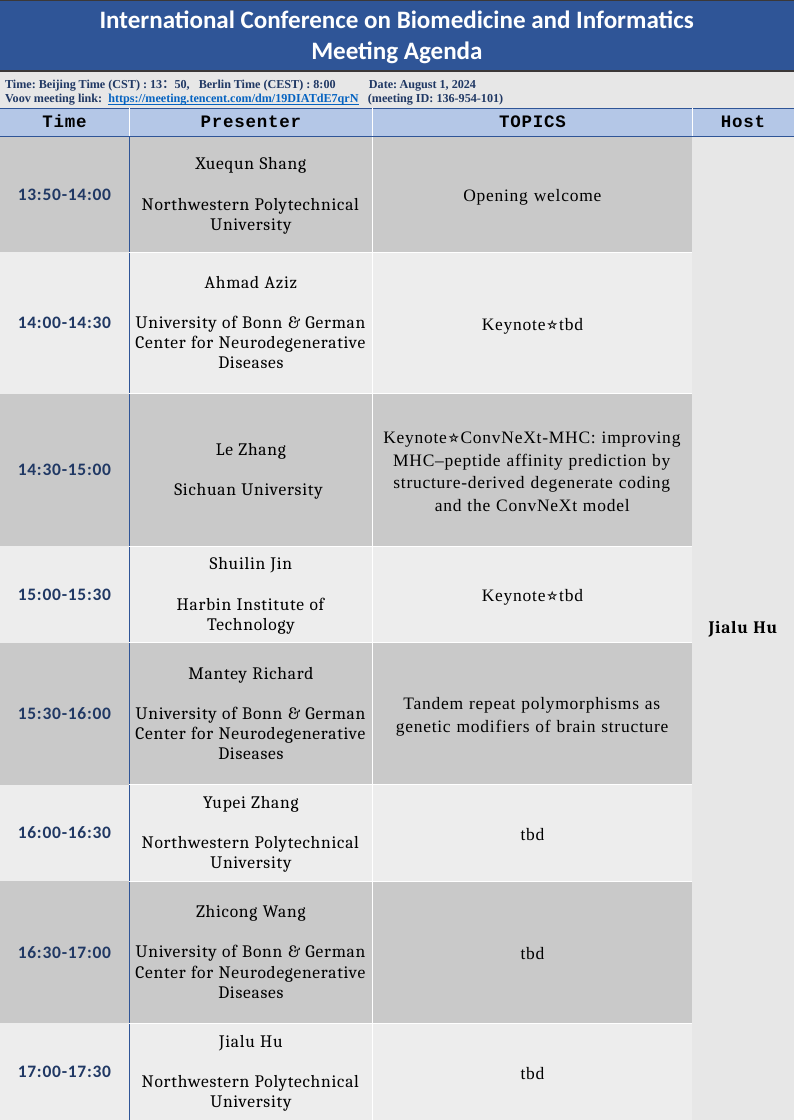
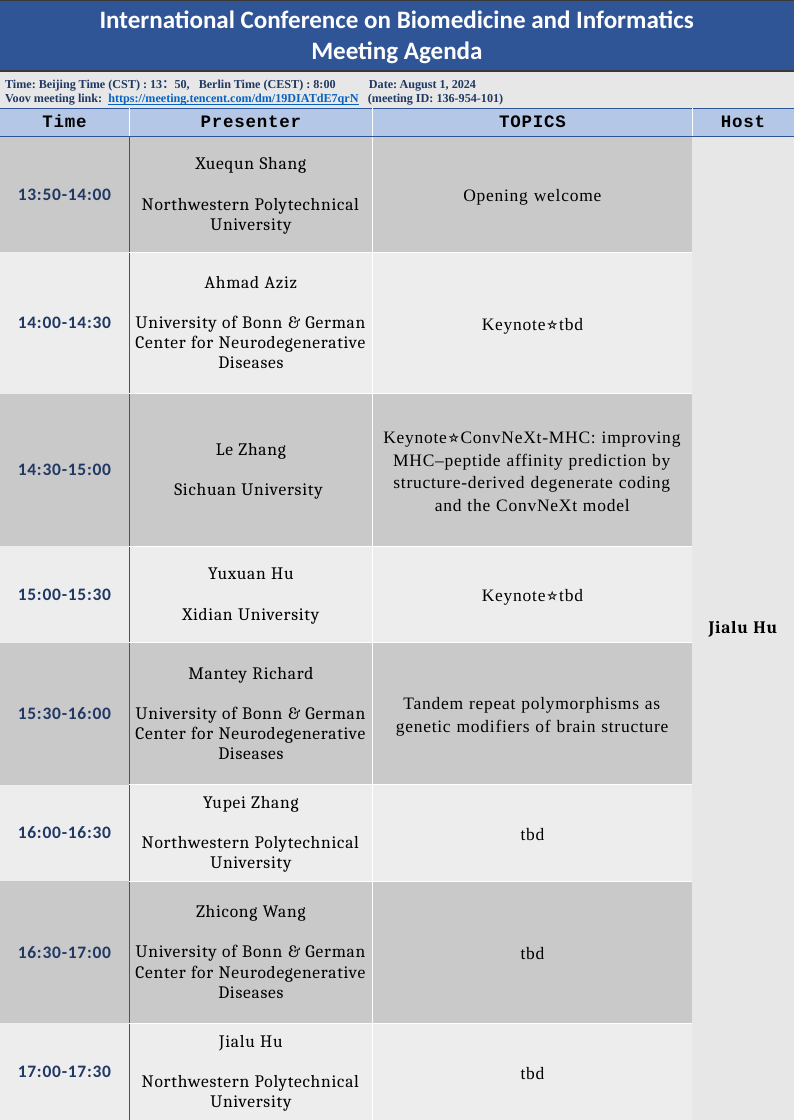
Before and after one commit to Lyycs/ICBI2024, a slide deck: slide 1 of Pictures/test.pptx. Drawn at 794x1120 pixels with LibreOffice and Linux fonts; fonts in the diff are those of the drawing. Boxes give left, top, right and bottom in pixels: in the first picture for what was removed or moved away, otherwise in the second. Text is boxed around its words. In the diff, an @@ line names an element or a change of style, - is before the commit and + after.

```diff
--- a/Pictures/test.pptx
+++ b/Pictures/test.pptx
@@ table at (0,0,794,1120) @@
-row 7, column 2: Shuilin Jin / Harbin Institute of Technology
+row 7, column 2: Yuxuan Hu / Xidian University
```
Also in this commit, not shown: 1 other file.
